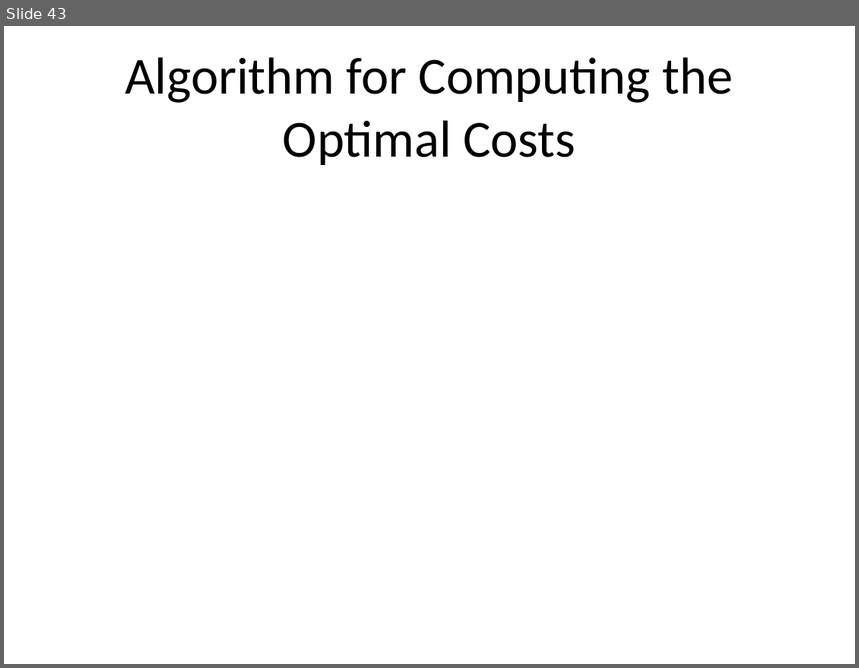
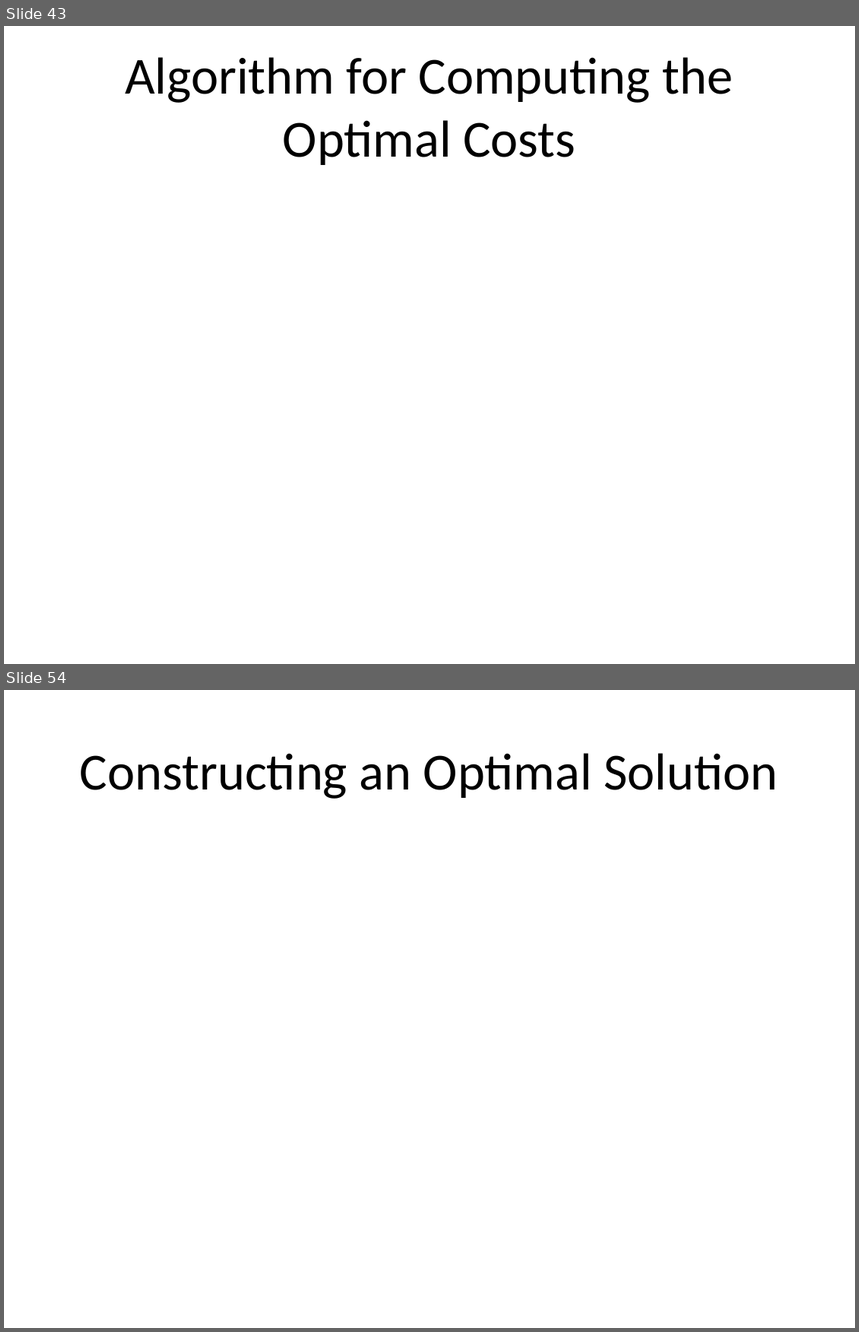
Before and after one commit to ucoruh/ce100-algorithms-and-programming-II, a slide deck: docs/week-5/ce100-week-5-dp.md_word.pptx. Shown one above the other, each under a label of ours: slide 43 before the commit, slides 43 and 54 after it; the slides between them are not shown. The pictures are 859x668 and 859x1332 pixels, drawn with LibreOffice and Linux fonts; fonts in the diff are those of the drawing. Boxes give left, top, right and bottom in pixels: in the first picture for what was removed or moved away, otherwise in the second. Text is boxed around its words. In the diff, an @@ line names an element or a change of style, - is before the commit and + after.

```diff
--- a/docs/week-5/ce100-week-5-dp.md_word.pptx
+++ b/docs/week-5/ce100-week-5-dp.md_word.pptx
@@ slide 54 added at (4,690,855,1328), background #FFFFFF @@
@@ title added at (80,753,778,799), 44 pt, text #000000 @@
+Constructing an Optimal Solution
```
Also in this commit, not shown: 2 slides changed, 17 other slides added, 1 slide removed, 38 other files.
